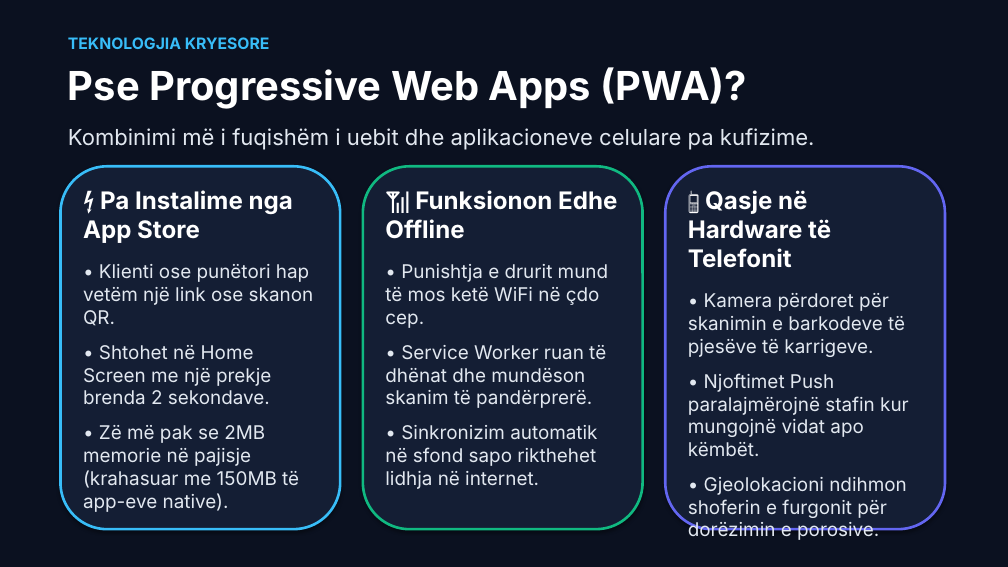
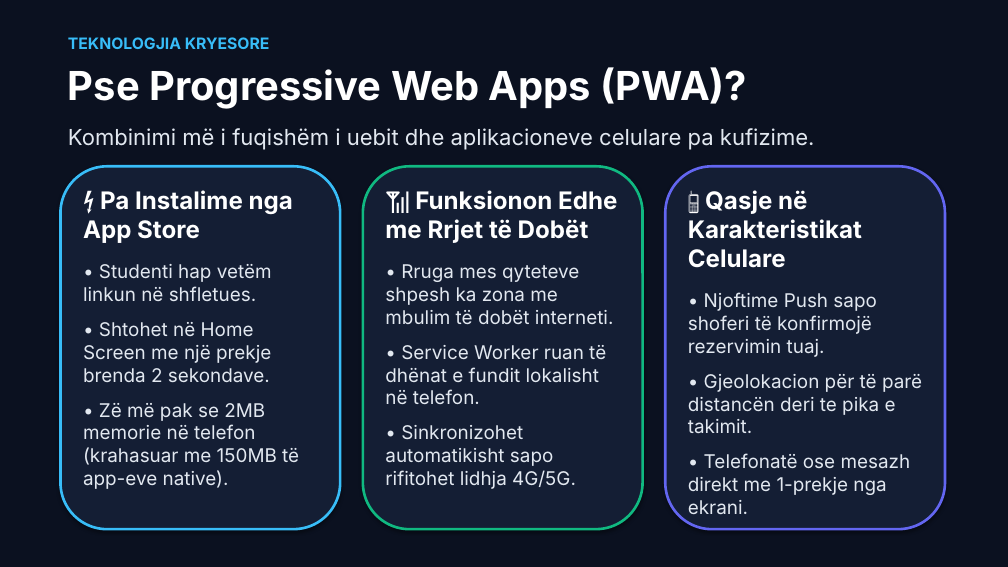
Before and after one commit to arbenl/arbenl.github.io, a slide deck: slide 8 of Jave1_Hyrje_Nextjs_PWA_Copilot_2026.pptx. Drawn at 1008x567 pixels with LibreOffice and Linux fonts; fonts in the diff are those of the drawing. Boxes give left, top, right and bottom in pixels: in the first picture for what was removed or moved away, otherwise in the second. Text is boxed around its words. In the diff, an @@ line names an element or a change of style, - is before the commit and + after.

Commit message:
feat(presentation): adopt AAB RideShare theme with clean line sketch and student carpooling story in Albanian

```diff
--- a/Jave1_Hyrje_Nextjs_PWA_Copilot_2026.pptx
+++ b/Jave1_Hyrje_Nextjs_PWA_Copilot_2026.pptx
@@ text at bbox=[385, 190, 617, 489]: text changed @@
-📶 Funksionon Edhe Offline
-• Punishtja e drurit mund të mos ketë WiFi në çdo cep.
-• Service Worker ruan të dhënat dhe mundëson skanim të pandërprerë.
-• Sinkronizim automatik në sfond sapo rikthehet lidhja në internet.
+📶 Funksionon Edhe me Rrjet të Dobët
+• Rruga mes qyteteve shpesh ka zona me mbulim të dobët interneti.
+• Service Worker ruan të dhënat e fundit lokalisht në telefon.
+• Sinkronizohet automatikisht sapo rifitohet lidhja 4G/5G.
@@ text at bbox=[688, 190, 922, 514]: text changed @@
-📱 Qasje në Hardware të Telefonit
-• Kamera përdoret për skanimin e barkodeve të pjesëve të karrigeve.
-• Njoftimet Push paralajmërojnë stafin kur mungojnë vidat apo këmbët.
-• Gjeolokacioni ndihmon shoferin e furgonit për dorëzimin e porosive.
+📱 Qasje në Karakteristikat Celulare
+• Njoftime Push sapo shoferi të konfirmojë rezervimin tuaj.
+• Gjeolokacion për të parë distancën deri te pika e takimit.
+• Telefonatë ose mesazh direkt me 1-prekje nga ekrani.
@@ text at bbox=[83, 264, 272, 301]: text changed @@
-• Klienti ose punëtori hap vetëm një link ose skanon QR.
+• Studenti hap vetëm linkun në shfletues.
@@ text at bbox=[83, 403, 299, 489]: text changed @@
-• Zë më pak se 2MB memorie në pajisje (krahasuar me 150MB të app-eve native).
+• Zë më pak se 2MB memorie në telefon (krahasuar me 150MB të app-eve native).
```
Also in this commit, not shown: 12 other slides changed, 1 other file.
